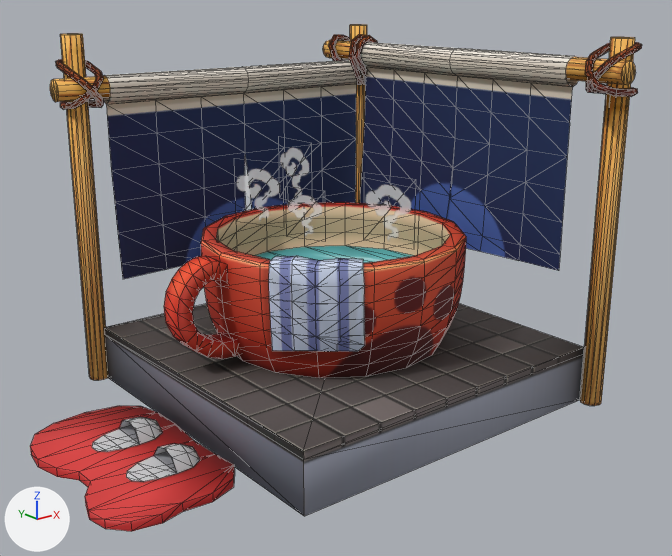
One commit to the FBX model Catopia/Assets/Arts/Res/Models/Room/CaBeiWenQuan.FBX: the scene before it, then after it.
The view is the same before and after, from a camera (50 mm lens) standing at (-5.48, -7.15, 4.1) and looking at (-0.05, -0.36, 1.38). The axes (+X, +Y, +Z) are drawn at lower left. The lights are the same throughout. Mesh edges are drawn as thin lines. Where no turn or scale is listed for an object, it has been applied to the vertices. Vertices at the same position are counted once.

Script lines for the objects in view, before the commit:
```python
me_mesh = bpy.data.meshes.new('Mesh')
me_mesh.from_pydata(...)  # 1193 vertices, 2108 faces; spans x -3.16..2.13, y -2.21..2.09, z -1.15..2.49
# faces by material slot: [8, 1120, 643, 317, 20]
me_mesh.materials.append(mat_01___default)  # picture img_cabeiwenquan_png
me_mesh.materials.append(mat_material__14)  # picture img_cabeiwenquan_png
me_mesh.materials.append(mat_material__15)  # picture img_cabeiwenquan_png
me_mesh.materials.append(mat_material__16)  # picture img_cabeiwenquan_png
me_mesh.materials.append(mat_material__18)  # picture img_cabeiwenquan_png
ob_default27 = bpy.data.objects.new('default27', me_mesh)
ob_default27.location = (0.25, 0.06, 1.16)
```
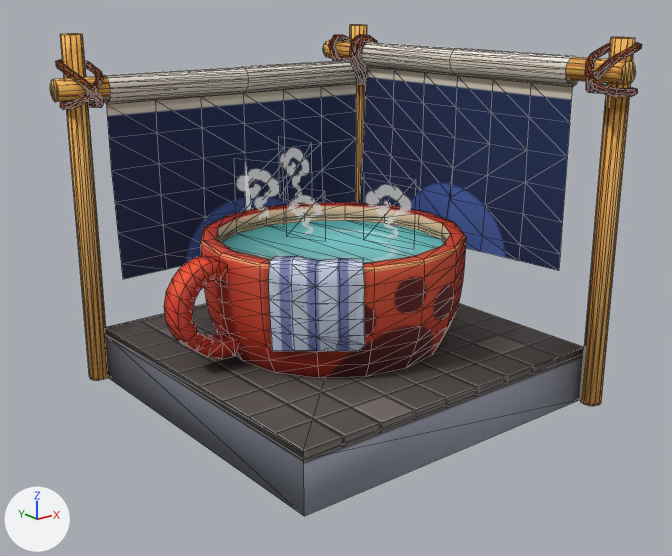
Where the change shows, as pixel boxes [x1, y1, x2, y2] in the pictures (672 x 556 px; the box of a moved part takes in the faces that stretch with it):
'default27', reshaped
    before: [30, 25, 642, 531]
    after: [50, 25, 642, 516]
part 1 of me_mesh, deleted (red)
    before: [30, 406, 235, 531]
part 2 of me_mesh, deleted
    before: [92, 417, 162, 452]
part 3 of me_mesh, deleted
    before: [126, 444, 200, 482]
part 4 of me_mesh, moved or reshaped
    both: [216, 205, 451, 263]

What the commit changed:
me_mesh is used by ob_default27; location (0.25, 0.06, 1.16).
me_mesh had 1193 vertices, 2108 faces and spanned x -3.16..2.13, y -2.21..2.09, z -1.15..2.49.
me_mesh now has 1099 vertices, 1979 faces and spans x -2.15..2.13, y -2.21..2.09, z -1.15..2.49.
me_mesh part 1: the loose piece of 46 vertices spanning x -3.16..-1.84, y -1.25..0.88, z -1.15..-1.07 is deleted.
me_mesh part 2: the loose piece of 24 vertices spanning x -2.69..-2.01, y -0.08..0.33, z -1.06..-0.9 is deleted.
me_mesh part 3: the loose piece of 24 vertices spanning x -2.69..-2.01, y -0.77..-0.36, z -1.06..-0.9 is deleted.
Part 4, on me_mesh:
16 vertices in x -1.2..1.2, y -1.2..1.2, z 0.08 move by (0.0, 0.0, 0.3).
16 vertices in x -1.2..1.2, y -1.2..1.2, z 0.4 move by (0.0, 0.0, 0.05).
16 vertices in x -1.2..1.2, y -1.2..1.2, z 0.24 move by (0.0, 0.0, 0.18).
